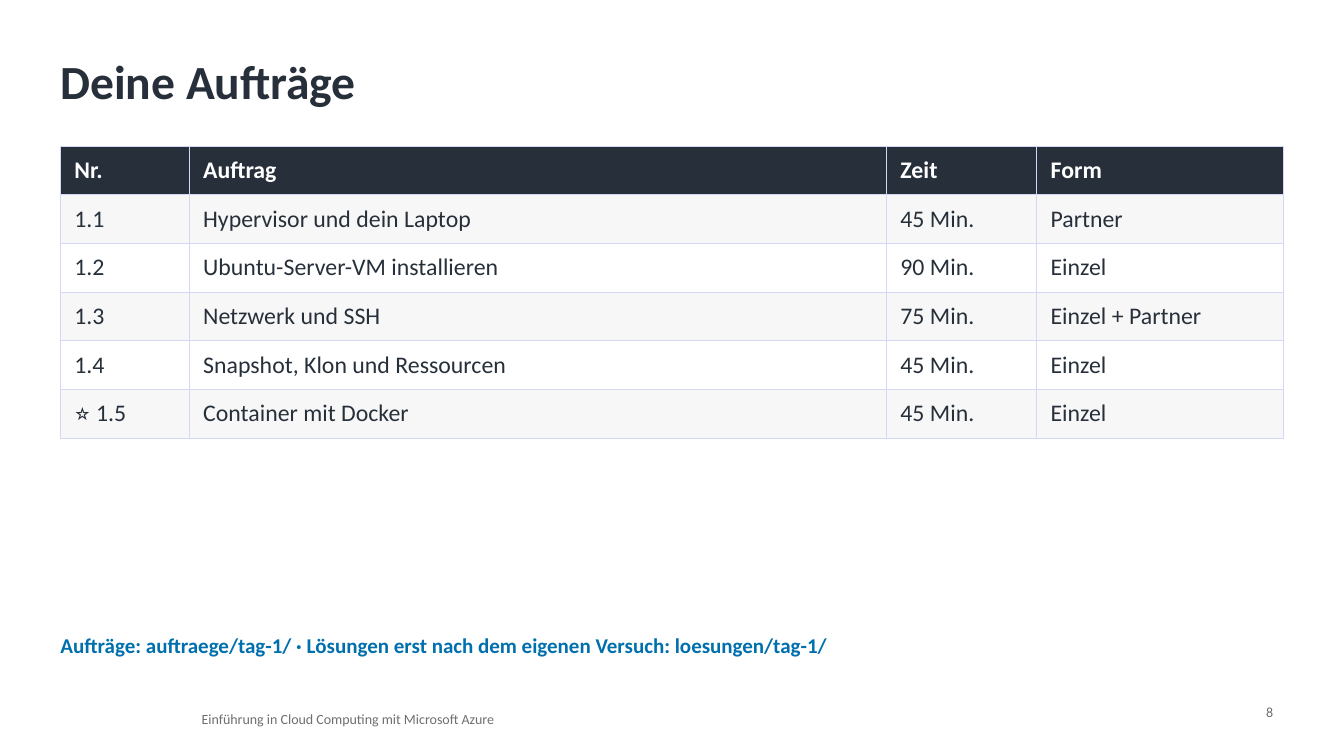
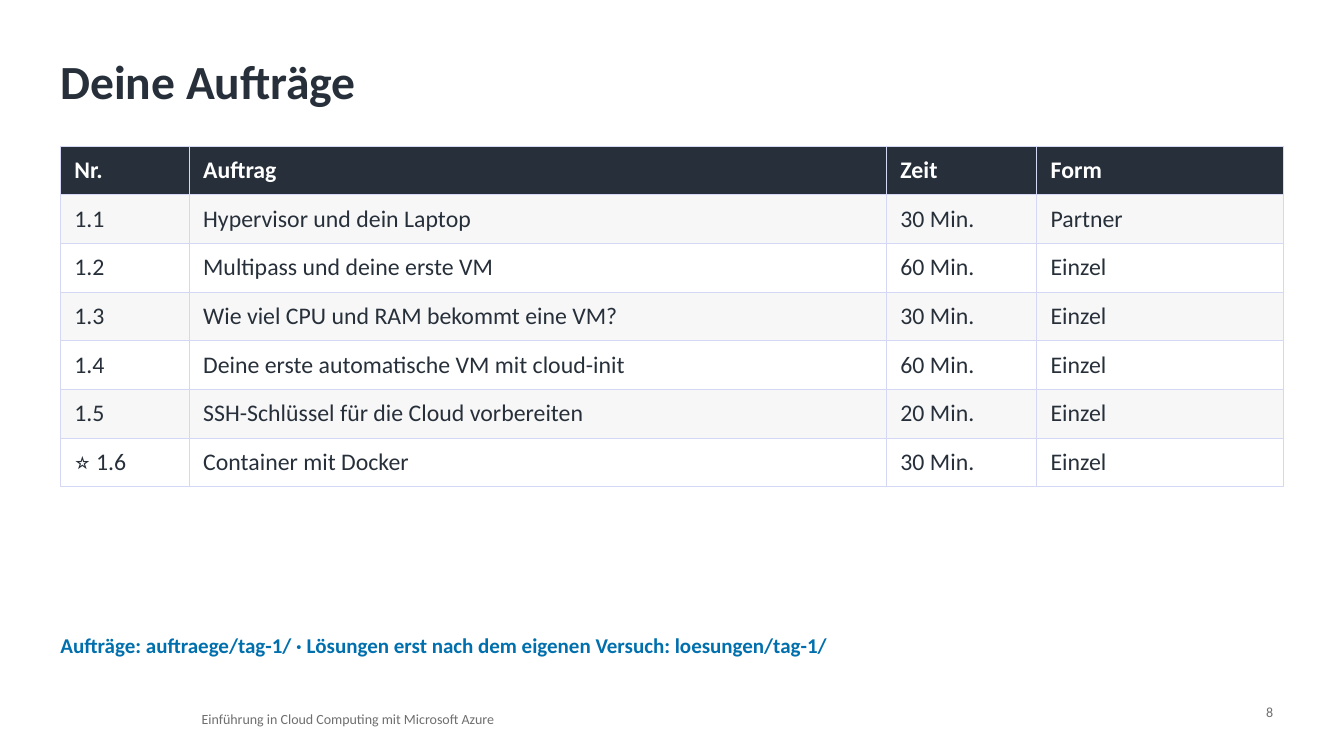
Before and after one commit to pat-teacher/azure-basics-training, a slide deck: slide 8 of praesentationen/tag-1-virtualisierung.pptx. Drawn at 1344x756 pixels with LibreOffice and Linux fonts; fonts in the diff are those of the drawing; background and template pictures are left out. Boxes give left, top, right and bottom in pixels: in the first picture for what was removed or moved away, otherwise in the second. Text is boxed around its words. In the diff, an @@ line names an element or a change of style, - is before the commit and + after.

Commit message:
Update course materials for Azure VM and networking concepts
- Revised the comparison table for Azure VM components to align with Multipass terminology.
- Updated the SSH key reference in the Azure Compute section to reflect the correct assignment.
- Modified the networking problem-solving statement in the Azure Networking section for clarity.
- Adjusted the learning objectives in the Automation section to specify tools used.
- Enhanced the README to include additional topics covered in the virtualization chapter.
- Updated the VM networking diagram to reflect accurate IP addresses and descriptions.
- Revised the diagram generation script to match the updated networking diagram.
- Adjusted presentation content to reflect changes in course structure and objectives.

```diff
--- a/praesentationen/tag-1-virtualisierung.pptx
+++ b/praesentationen/tag-1-virtualisierung.pptx
@@ table at (60,146,1285,474) @@
-row 2: 1.1 | Hypervisor und dein Laptop | 45 Min. | Partner
-row 3: 1.2 | Ubuntu-Server-VM installieren | 90 Min. | Einzel
-row 4: 1.3 | Netzwerk und SSH | 75 Min. | Einzel + Partner
-row 5: 1.4 | Snapshot, Klon und Ressourcen | 45 Min. | Einzel
-row 6: ⭐ 1.5 | Container mit Docker | 45 Min. | Einzel
+row 2: 1.1 | Hypervisor und dein Laptop | 30 Min. | Partner
+row 3: 1.2 | Multipass und deine erste VM | 60 Min. | Einzel
+row 4: 1.3 | Wie viel CPU und RAM bekommt eine VM? | 30 Min. | Einzel
+row 5: 1.4 | Deine erste automatische VM mit cloud-init | 60 Min. | Einzel
+row 6: 1.5 | SSH-Schlüssel für die Cloud vorbereiten | 20 Min. | Einzel
+row 7: ⭐ 1.6 | Container mit Docker | 30 Min. | Einzel
```
Also in this commit, not shown: 4 other slides changed, 2 slides added, 1 slide removed, 52 other files.
